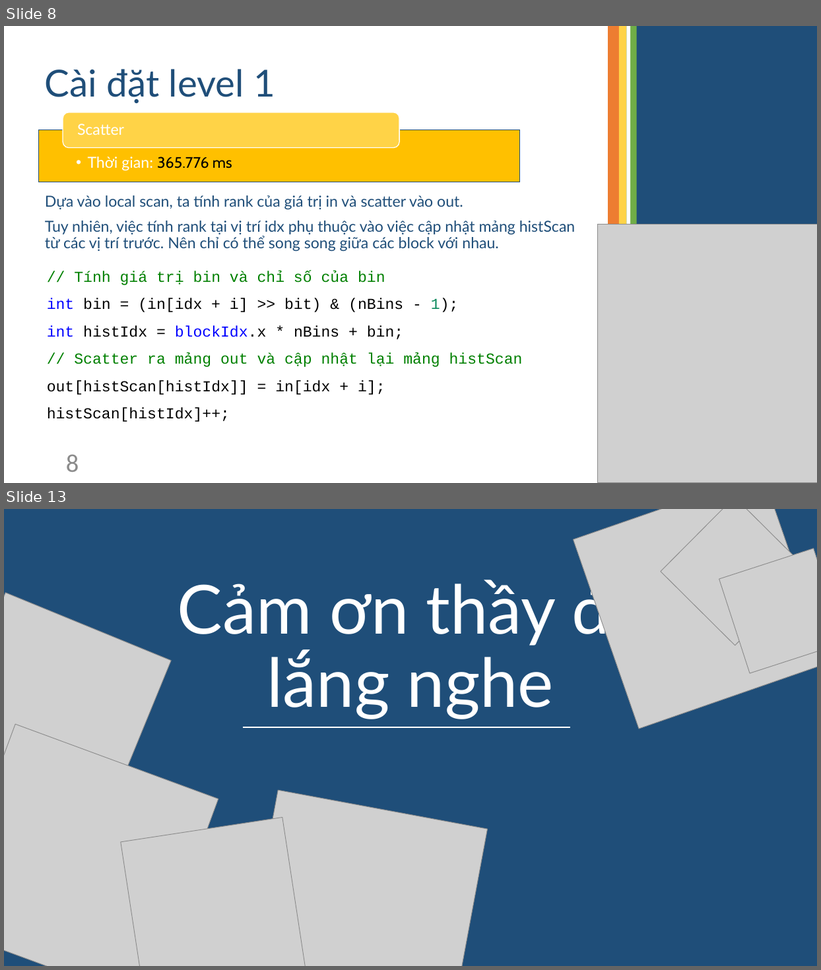
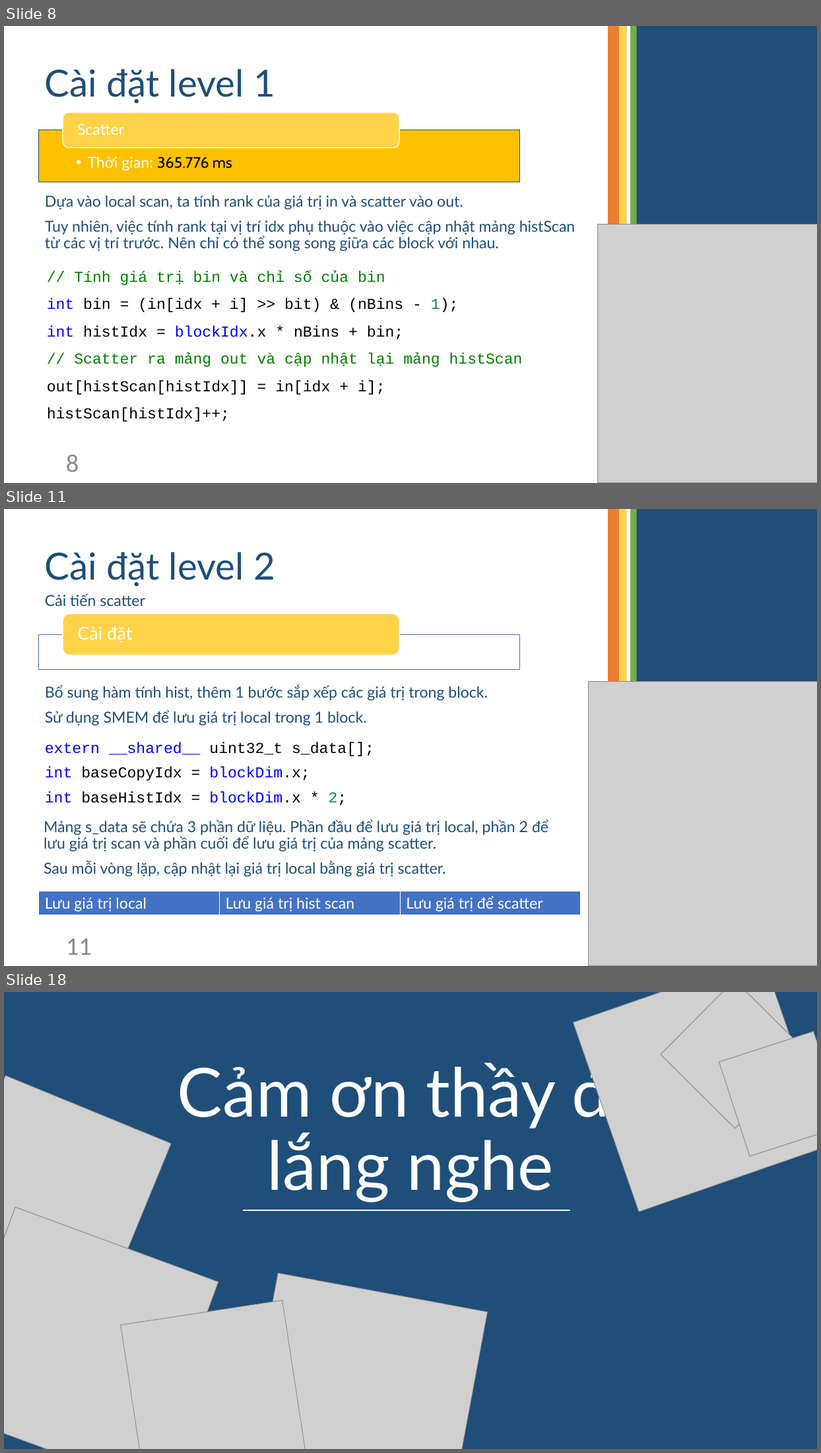
Before and after one commit to TruongNgocTai/GPU_finalProject, a slide deck: Radix Sort.pptx. Shown one above the other, each under a label of ours: slides 8 and 13 before the commit, slides 8, 11 and 18 after it; the slides between them are not shown. The pictures are 821x970 and 821x1453 pixels, drawn with LibreOffice and Linux fonts; fonts in the diff are those of the drawing; grey boxes stand for pictures. Boxes give left, top, right and bottom in pixels: in the first picture for what was removed or moved away, otherwise in the second. Text is boxed around its words. In the diff, an @@ line names an element or a change of style, - is before the commit and + after.

```diff
--- a/Radix Sort.pptx
+++ b/Radix Sort.pptx
@@ slide 11 added at [4, 509, 817, 966], background #FFFFFF @@
@@ title added at [45, 552, 275, 586], 44 pt, text #1F4E79 @@
+Cài đặt level 2
@@ text added at [45, 593, 145, 606], 18 pt, text #1F4E79 @@
+Cải tiến scatter
@@ rounded rectangle added at [63, 614, 399, 656], fill #FFD347, outline #FFFFFF 1 pt @@
@@ text added at [77, 626, 132, 643], 21 pt, text #FFFFFF @@
+Cài đặt
@@ rectangle added at [39, 634, 520, 670], fill #FFFFFF at 90% opacity, outline #4472C4 1 pt @@
@@ text added at [45, 685, 488, 726], 18 pt, text #1F4E79 @@
+Bổ sung hàm tính hist, thêm 1 bước sắp xếp các giá trị trong block.
+Sử dụng SMEM để lưu giá trị local trong 1 block.
@@ group added at [588, 509, 817, 966]: 5 rectangles, 1 picture @@
@@ text added at [45, 742, 374, 805], 18 pt, text #000000 @@
+extern __shared__ uint32_t s_data[];
+int baseCopyIdx = blockDim.x;
+int baseHistIdx = blockDim.x * 2;
@@ text added at [44, 820, 548, 877], 18 pt, text #1F4E79 @@
+Mảng s_data sẽ chứa 3 phần dữ liệu. Phần đầu để lưu giá trị local, phần 2 để lưu giá trị scan và phần cuối để lưu giá trị của mảng scatter.
+Sau mỗi vòng lặp, cập nhật lại giá trị local bằng giá trị scatter.
@@ table added at [39, 891, 580, 916], 1 rows, 3 columns @@
+Lưu giá trị local | Lưu giá trị hist scan | Lưu giá trị để scatter
@@ page number added at [66, 939, 92, 955], 30 pt, text #8C8C8C @@
+11
@@ what was slide 13 is now slide 18 @@
```
Also in this commit, not shown: 4 slides changed, 7 other slides added, 3 slides removed, 1 other file.
